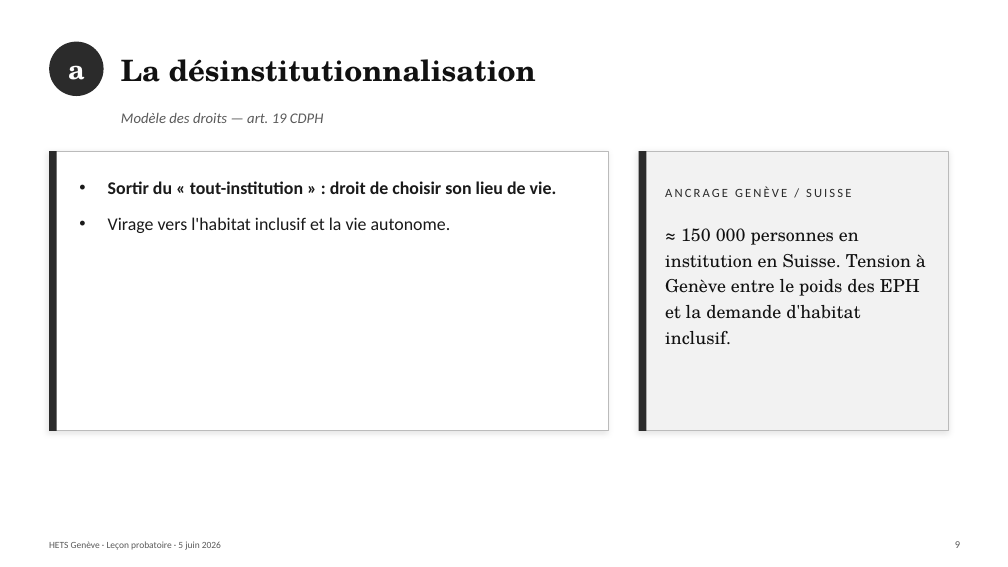
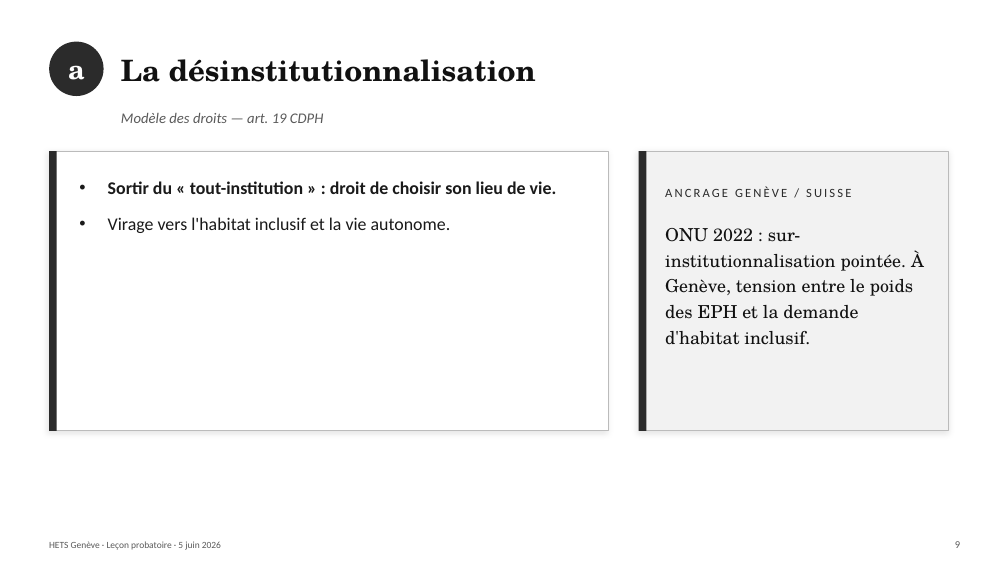
Before and after one commit to pierrebrasseur/cours-handicap-ts, a slide deck: slide 13 of docs/pdfs/Brasseur_lecon_5juin.pptx (slide 12 before the commit). Drawn at 1008x567 pixels with LibreOffice and Linux fonts; fonts in the diff are those of the drawing. Boxes give left, top, right and bottom in pixels: in the first picture for what was removed or moved away, otherwise in the second. Text is boxed around its words. In the diff, an @@ line names an element or a change of style, - is before the commit and + after.

```diff
--- a/docs/pdfs/Brasseur_lecon_5juin.pptx
+++ b/docs/pdfs/Brasseur_lecon_5juin.pptx
@@ text at bbox=[665, 228, 924, 345]: text changed @@
-≈ 150 000 personnes en institution en Suisse. Tension à Genève entre le poids des EPH et la demande d'habitat inclusif.
+ONU 2022 : sur-institutionnalisation pointée. À Genève, tension entre le poids des EPH et la demande d'habitat inclusif.
```
Also in this commit, not shown: 3 other slides changed.
